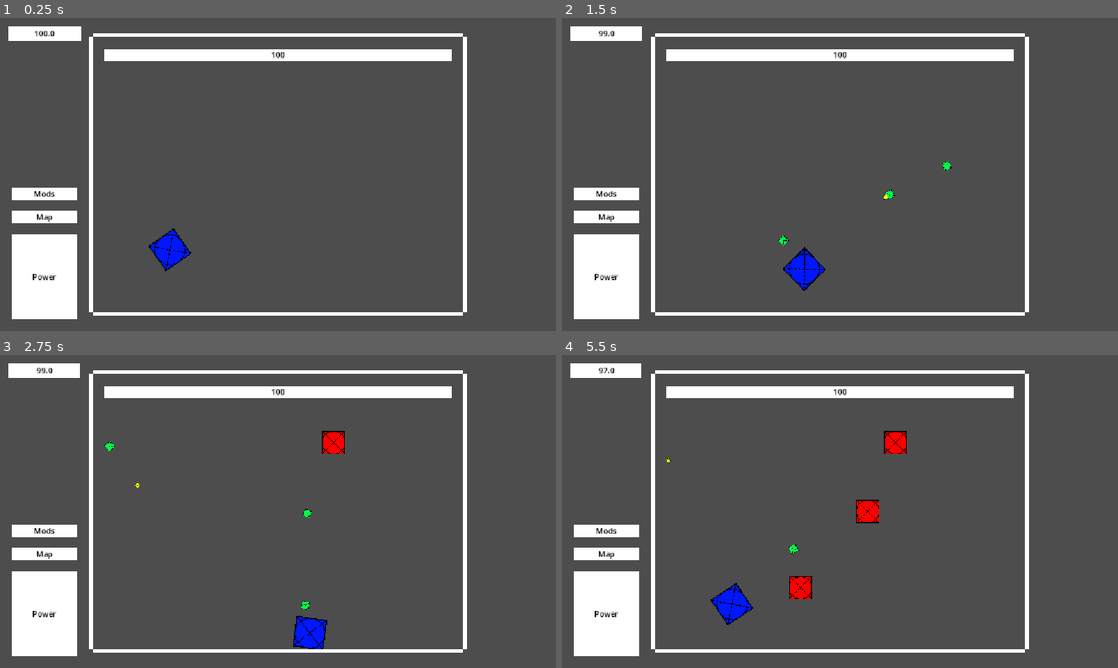
Above: before the commit, frames 1-4 (two rows, left to right).
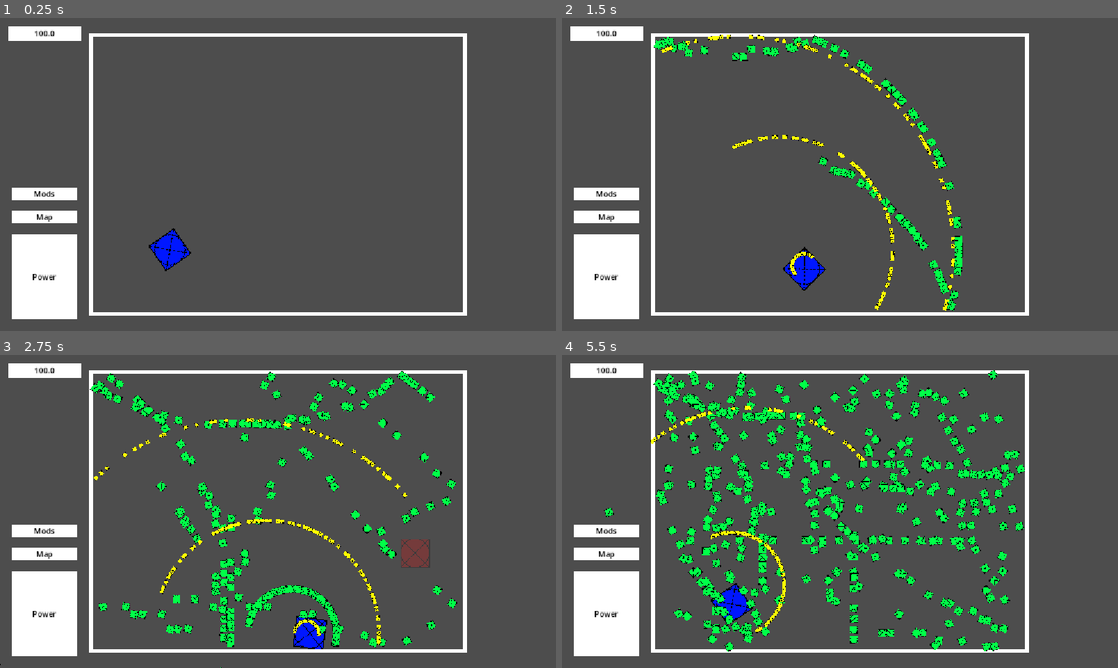
Above: after the commit, the same moments.

Repository: Jason-Lin450/P0W3RSH0T
Game: Godot game, scene res://Scenes/level.tscn
The game is run twice, just before and just after one commit, with the same random seed, the same clock (stepped at 60 frames per second) and the same inputs.
Inputs (mouse positions are in pixels of both pictures, inside the frame that each line leads up to):
- Up to frame 1 (0.25 s): no input
- Up to frame 2 (1.5 s): tap Enter at 0.5 s; move the mouse to (962, 158) at 0.52 s; hold D (right) 0.53-1.28 s; hold Space (shoot) 0.53-1.28 s; tap E (autofire) at 0.6 s; move the mouse to (728, 190) at 1.27 s; hold S (down) from 1.28 s (still down); tap Space (shoot) at 1.35 s
- Up to frame 3 (2.75 s): tap Shift (subshoot) at 1.55 s; move the mouse to (333, 442) at 2.02 s; release S (down) at 2.03 s; hold D (right) from 2.03 s (still down); hold Shift (subshoot) from 2.03 s (still down); tap T (test) at 2.3 s
- Up to frame 4 (5.5 s): move the mouse to (812, 574) at 2.77 s; release D (right) at 2.78 s; release Shift (subshoot) at 2.78 s; hold W (up) 2.78-3.53 s; tap T (test) at 2.85, 5.3 s; tap E (autofire) at 3.05, 3.6 s; move the mouse to (1006, 558) at 3.52 s; hold Space (shoot) 3.53-4.28 s; hold A (left) 3.53-5.03 s; move the mouse to (673, 464) at 4.27 s; tap Space (shoot) at 4.35 s; tap Shift (subshoot) at 4.55 s; move the mouse to (867, 511) at 5.02 s; hold S (down) from 5.03 s (still down); hold Shift (subshoot) from 5.03 s (still down)

The runs differ from the first frame. In frame 1, 2.4% of the frame differs, in the area x 16-84%, y 4-96%; in frame 2, 5.4%; in frame 3, 9.0%; in frame 4, 14%, in the area x 6-84%, y 2-96%.
Error before the commit: Invalid access to property or key 'health' on a base object of type 'CharacterBody2D (enemy (2).gd)'. (res://Scripts/projectile.gd:19)

Commit message:
test

Diff:
--- a/Scenes/borders.tscn
+++ b/Scenes/borders.tscn
@@ -3,159 +3,150 @@
 [ext_resource type="Script" uid="uid://cq6shockwn557" path="res://Scripts/borders.gd" id="1_1r7dd"]
 
 [sub_resource type="RectangleShape2D" id="RectangleShape2D_j6gam"]
-size = Vector2(384, 8)
+size = Vector2(392, 8)
 
 [sub_resource type="CanvasTexture" id="CanvasTexture_qk2o7"]
 
 [sub_resource type="CanvasTexture" id="CanvasTexture_j6gam"]
 
 [sub_resource type="RectangleShape2D" id="RectangleShape2D_tuip0"]
-size = Vector2(7.9999847, 288)
+size = Vector2(7.9999924, 296)
 
 [node name="Borders" type="Node2D" unique_id=242374955]
 script = ExtResource("1_1r7dd")
 metadata/_edit_lock_ = true
 
-[node name="TopBorderLeft" type="StaticBody2D" parent="." unique_id=718810253]
+[node name="TopBorderLeft" type="StaticBody2D" parent="." unique_id=718810253 groups=["borders"]]
 collision_layer = 2
 collision_mask = 29
 metadata/_edit_lock_ = true
 
 [node name="TopBorderLeftHB" type="CollisionShape2D" parent="TopBorderLeft" unique_id=434042924]
-position = Vector2(384, 36)
-scale = Vector2(0.99999994, 0.99999994)
+position = Vector2(380, 36)
 shape = SubResource("RectangleShape2D_j6gam")
 metadata/_edit_lock_ = true
 
 [node name="TopBorderLeftSprite" type="Sprite2D" parent="TopBorderLeft/TopBorderLeftHB" unique_id=46770034]
-position = Vector2(0.06375912, 0.012048958)
 rotation = -3.1415925
-scale = Vector2(384, 8)
+scale = Vector2(392, 8)
 texture = SubResource("CanvasTexture_qk2o7")
 metadata/_edit_lock_ = true
 
-[node name="TopBorderRight" type="StaticBody2D" parent="." unique_id=412502404]
+[node name="TopBorderRight" type="StaticBody2D" parent="." unique_id=412502404 groups=["borders"]]
 collision_layer = 2
 collision_mask = 29
 metadata/_edit_lock_ = true
 
 [node name="TopBorderRightHB" type="CollisionShape2D" parent="TopBorderRight" unique_id=641538931]
-position = Vector2(768, 36)
+position = Vector2(772, 36)
 scale = Vector2(0.99999994, 0.99999994)
 shape = SubResource("RectangleShape2D_j6gam")
 metadata/_edit_lock_ = true
 
 [node name="TopBorderRightSprite" type="Sprite2D" parent="TopBorderRight/TopBorderRightHB" unique_id=1374579222]
-position = Vector2(0.06375912, 0.012048958)
 rotation = -3.1415925
-scale = Vector2(383.94388, 7.9788322)
+scale = Vector2(392, 8)
 texture = SubResource("CanvasTexture_j6gam")
 metadata/_edit_lock_ = true
 
-[node name="BottomBorderLeft" type="StaticBody2D" parent="." unique_id=1564538574]
+[node name="BottomBorderLeft" type="StaticBody2D" parent="." unique_id=1564538574 groups=["borders"]]
 collision_layer = 2
 collision_mask = 29
 metadata/_edit_lock_ = true
 
 [node name="BottomBorderLeftHB" type="CollisionShape2D" parent="BottomBorderLeft" unique_id=1016735544]
-position = Vector2(384, 612)
+position = Vector2(380, 612)
 scale = Vector2(0.99999994, 0.99999994)
 shape = SubResource("RectangleShape2D_j6gam")
 metadata/_edit_lock_ = true
 
 [node name="BottomBorderLeftSprite" type="Sprite2D" parent="BottomBorderLeft/BottomBorderLeftHB" unique_id=1086986795]
-position = Vector2(0.06375912, 0.012048958)
 rotation = -3.1415925
-scale = Vector2(383.94388, 7.9788322)
+scale = Vector2(392, 8)
 texture = SubResource("CanvasTexture_j6gam")
 metadata/_edit_lock_ = true
 
-[node name="BottomBorderRight" type="StaticBody2D" parent="." unique_id=1693802079]
+[node name="BottomBorderRight" type="StaticBody2D" parent="." unique_id=1693802079 groups=["borders"]]
 collision_layer = 2
 collision_mask = 29
 metadata/_edit_lock_ = true
 
 [node name="BottomBorderRightHB" type="CollisionShape2D" parent="BottomBorderRight" unique_id=329989004]
-position = Vector2(768, 612)
+position = Vector2(772, 612)
 scale = Vector2(0.99999994, 0.99999994)
 shape = SubResource("RectangleShape2D_j6gam")
 metadata/_edit_lock_ = true
 
 [node name="BottomBorderRightSprite" type="Sprite2D" parent="BottomBorderRight/BottomBorderRightHB" unique_id=1366463221]
-position = Vector2(0.06375912, 0.012048958)
 rotation = -3.1415925
-scale = Vector2(383.94388, 7.9788322)
+scale = Vector2(392, 8)
 texture = SubResource("CanvasTexture_j6gam")
 metadata/_edit_lock_ = true
 
-[node name="LeftBorderTop" type="StaticBody2D" parent="." unique_id=402253517]
+[node name="LeftBorderTop" type="StaticBody2D" parent="." unique_id=402253517 groups=["borders"]]
 collision_layer = 2
 collision_mask = 29
 metadata/_edit_lock_ = true
 
 [node name="LeftBorderTopHB" type="CollisionShape2D" parent="LeftBorderTop" unique_id=1160576106]
-position = Vector2(188.00002, 184)
+position = Vector2(188, 180)
 scale = Vector2(0.99999994, 0.99999994)
 shape = SubResource("RectangleShape2D_tuip0")
 metadata/_edit_lock_ = true
 
 [node name="LeftBorderTopSprite" type="Sprite2D" parent="LeftBorderTop/LeftBorderTopHB" unique_id=93477979]
-position = Vector2(0.0085528605, -5.3867698e-05)
 rotation = -3.1415925
-scale = Vector2(8.16648, 287.99713)
+scale = Vector2(8, 296)
 texture = SubResource("CanvasTexture_j6gam")
 metadata/_edit_lock_ = true
 
-[node name="RightBorderTop" type="StaticBody2D" parent="." unique_id=1999602770]
+[node name="RightBorderTop" type="StaticBody2D" parent="." unique_id=1999602770 groups=["borders"]]
 collision_layer = 2
 collision_mask = 29
 metadata/_edit_lock_ = true
 
 [node name="RightBorderTopHB" type="CollisionShape2D" parent="RightBorderTop" unique_id=114315227]
-position = Vector2(964, 184)
+position = Vector2(964, 180)
 scale = Vector2(0.99999994, 0.99999994)
 shape = SubResource("RectangleShape2D_tuip0")
 metadata/_edit_lock_ = true
 
 [node name="RightBorderTopSprite" type="Sprite2D" parent="RightBorderTop/RightBorderTopHB" unique_id=1386656363]
-position = Vector2(0.0085528605, -5.3867698e-05)
 rotation = -3.1415925
-scale = Vector2(8.16648, 287.99713)
+scale = Vector2(8, 296)
 texture = SubResource("CanvasTexture_j6gam")
 metadata/_edit_lock_ = true
 
-[node name="LeftBorderBottom" type="StaticBody2D" parent="." unique_id=73543228]
+[node name="LeftBorderBottom" type="StaticBody2D" parent="." unique_id=73543228 groups=["borders"]]
 collision_layer = 2
 collision_mask = 29
 metadata/_edit_lock_ = true
 
 [node name="LeftBorderBottomHB" type="CollisionShape2D" parent="LeftBorderBottom" unique_id=670194223]
-position = Vector2(188, 464)
+position = Vector2(188, 468)
 scale = Vector2(0.99999994, 0.99999994)
 shape = SubResource("RectangleShape2D_tuip0")
 metadata/_edit_lock_ = true
 
 [node name="LeftBorderBottomSprite" type="Sprite2D" parent="LeftBorderBottom/LeftBorderBottomHB" unique_id=486260796]
-position = Vector2(0.0085528605, -5.3867698e-05)
 rotation = -3.1415925
-scale = Vector2(8.16648, 287.99713)
+scale = Vector2(8, 296)
 texture = SubResource("CanvasTexture_j6gam")
 metadata/_edit_lock_ = true
 
-[node name="RightBorderBottom" type="StaticBody2D" parent="." unique_id=528766325]
+[node name="RightBorderBottom" type="StaticBody2D" parent="." unique_id=528766325 groups=["borders"]]
 collision_layer = 2
 collision_mask = 29
 metadata/_edit_lock_ = true
 
 [node name="RightBorderBottomHB" type="CollisionShape2D" parent="RightBorderBottom" unique_id=1557711903]
-position = Vector2(964, 464)
+position = Vector2(964, 468)
 scale = Vector2(0.99999994, 0.99999994)
 shape = SubResource("RectangleShape2D_tuip0")
 metadata/_edit_lock_ = true
 
 [node name="RightBorderBottomSprite" type="Sprite2D" parent="RightBorderBottom/RightBorderBottomHB" unique_id=1596227082]
-position = Vector2(0.0085528605, -5.3867698e-05)
 rotation = -3.1415925
-scale = Vector2(8.16648, 287.99713)
+scale = Vector2(8, 296)
 texture = SubResource("CanvasTexture_j6gam")
 metadata/_edit_lock_ = true
--- a/Scenes/level.tscn
+++ b/Scenes/level.tscn
@@ -36,7 +36,6 @@
 metadata/_edit_lock_ = true
 
 [node name="EnemyTimer" type="Timer" parent="." unique_id=754345253]
-autostart = true
 
 [node name="LevelUI" parent="." unique_id=1982443914 instance=ExtResource("4_81xng")]
 
--- a/Scripts/borders (2).gd
+++ /dev/null
@@ -1,20 +0,0 @@
-extends Node2D
-
-@onready var TopBorderLeftHB := $TopBorderLeft/TopBorderLeftHB
-@onready var TopBorderRightHB := $TopBorderRight/TopBorderRightHB
-@onready var BottomBorderLeftHB := $BottomBorderLeft/BottomBorderLeftHB
-@onready var BottomBorderRightHB := $BottomBorderRight/BottomBorderRightHB
-@onready var LeftBorderTopHB := $LeftBorderTop/LeftBorderTopHB
-@onready var LeftBorderBottomHB := $RightBorderTop/RightBorderTopHB
-@onready var RightBorderTopHB := $LeftBorderBottom/LeftBorderBottomHB
-@onready var RightBorderBottomHB := $RightBorderBottom/RightBorderBottomHB
-
-func _ready() -> void:
-	TopBorderLeftHB.position = Vector2(384, 36)
-	TopBorderRightHB.position = Vector2(768, 36)
-	BottomBorderLeftHB.position = Vector2(384, 612)
-	BottomBorderRightHB.position = Vector2(768, 612)
-	LeftBorderTopHB.position = Vector2(188, 184)
-	LeftBorderBottomHB.position = Vector2(964, 184)
-	RightBorderTopHB.position = Vector2(188, 464)
-	RightBorderBottomHB.position = Vector2(964, 464)
--- a/Scripts/encounter_ui_2 (2).gd
+++ /dev/null
@@ -1,24 +0,0 @@
-extends CanvasLayer
-
-@onready var PlayerHealthBar := $PlayerHealthBar
-@onready var PlayerHealth := $PlayerHealthBar/PlayerHealth
-@onready var EnemyHealthBar := $EnemyHealthBar
-@onready var EnemyHealth := $EnemyHealthBar/EnemyHealth
-@onready var PowerIcon := $PowerIcon
-@onready var MapIcon := $MapIcon
-@onready var ModsIcon := $ModsIcon
-
-func _ready() -> void:
-	PlayerHealthBar.value = 100
-	PlayerHealth.text = str(PlayerHealthBar.value)
-	PlayerHealthBar.position = Vector2(16, 16)
-	EnemyHealthBar.position = Vector2(216, 64)
-	PowerIcon.position = Vector2(24, 448)
-	MapIcon.position = Vector2(24, 400)
-	ModsIcon.position = Vector2(24, 352)
-
-
-func _process(delta: float) -> void:
-	PlayerHealth.text = str(PlayerHealthBar.value)
-	if Input.is_action_just_pressed("autofire"):
-		PlayerHealthBar.value -= 1
--- a/Scripts/enemy (2).gd
+++ /dev/null
@@ -1,4 +0,0 @@
-extends CharacterBody2D
-
-func _physics_process(delta: float) -> void:
-	move_and_collide(Vector2())
--- a/Scripts/indicator (2).gd
+++ /dev/null
@@ -1,18 +0,0 @@
-extends Marker2D
-
-@onready var IndicatorTimer := $IndicatorTimer
-@onready var IndicatorSprite := $IndicatorSprite
-func _ready() -> void:
-	pass
-
-func _process(delta: float) -> void:
-	pass
-
-func _spawn_enemy(body: Node2D, ind: Marker2D):
-	IndicatorTimer.start()
-	var tween = create_tween().set_parallel(true)
-	tween.tween_property(ind, 'scale', Vector2(1,1), IndicatorTimer.wait_time).from(Vector2(2, 2))
-	tween.tween_property(ind.IndicatorSprite, 'self_modulate:a', 0.1, IndicatorTimer.wait_time).from(0.6)
-	await IndicatorTimer.timeout
-	body.position = ind.position
-	queue_free()
--- a/Scripts/level (2).gd
+++ /dev/null
@@ -1,33 +0,0 @@
-extends Node2D
-
-@onready var Player := $Player
-@onready var Projectiles := $Projectiles
-@onready var SubProjectiles := $SubProjectiles
-@onready var Enemies := $Enemies
-var projectile_scene: PackedScene = load("res://Scenes/projectile.tscn")
-var sub_projectile_scene: PackedScene = load("res://Scenes/sub_projectile.tscn")
-var enemy_scene: PackedScene = load("res://Scenes/enemy.tscn")
-
-func _ready() -> void:
-	Player.position = Vector2(352, 480)
-	Player.connect('shoot', _on_player_shoot)
-	Player.connect('subshoot', _on_player_sub_shoot)
-
-func _process(delta: float) -> void:
-
-	if Input.is_action_just_pressed("test"):
-		var enemy = enemy_scene.instantiate()
-		Enemies.add_child(enemy)
-		enemy.position = get_global_mouse_position()
-
-func _on_player_shoot(pos, ang) -> void:
-	var projectile = projectile_scene.instantiate()
-	Projectiles.add_child(projectile)
-	projectile.position = pos
-	projectile.rotation_degrees = ang
-
-func _on_player_sub_shoot(pos, ang) -> void:
-	var subprojectile = sub_projectile_scene.instantiate()
-	SubProjectiles.add_child(subprojectile)
-	subprojectile.position = pos
-	subprojectile.rotation_degrees = ang
--- a/Scripts/level.gd
+++ b/Scripts/level.gd
@@ -9,16 +9,22 @@
 @onready var SubProjectiles := $SubProjectiles
 @onready var Enemies := $Enemies
 @onready var Indicators := $Indicators
+@onready var EnemyTimer := $EnemyTimer
 var projectile_scene := preload("res://Scenes/projectile.tscn")
 var sub_projectile_scene := preload("res://Scenes/sub_projectile.tscn")
 var enemy_scene := preload("res://Scenes/enemy.tscn")
 var indicator_scene := preload("res://Scenes/indicator.tscn")
 var rng := RandomNumberGenerator.new()
+var enemy_maxhealth = 3
+var enemy_speed = 100
+var enemy_dmg = 1
 
 func _ready() -> void:
 	Player.position = Vector2(352, 480)
 	Player.shoot.connect(_on_player_shoot)
 	Player.subshoot.connect(_on_player_sub_shoot)
+	EnemyTimer.wait_time = 2
+	EnemyTimer.start()
 
 func _process(delta: float) -> void:
 	pass
@@ -40,10 +46,10 @@
 	var enemy = enemy_scene.instantiate()
 	Enemies.add_child(enemy)
 	enemy.position = Vector2(10000, 10000)
-	enemy.speed = 100
-	enemy.maxhealth = 3
+	enemy.maxhealth = enemy_maxhealth
 	enemy.health = enemy.maxhealth
-	enemy.dmg = 1
+	enemy.speed = enemy_speed
+	enemy.dmg = enemy_dmg
 	var indicator = indicator_scene.instantiate()
 	Indicators.add_child(indicator)
 	var radius = enemy.HB.shape.radius
--- a/Scripts/player.gd
+++ b/Scripts/player.gd
@@ -6,17 +6,21 @@
 @onready var ProjectileTimer := $ProjectileTimer
 @onready var SubProjectileTimer := $SubProjectileTimer
 
-var AutoFire : bool = false
+var rng := RandomNumberGenerator.new()
+var auto_fire : bool = false
 var max_health = 100
 var health = max_health
-var firerate = 20
 var speed = 200
+var firerate = 1
+var dmg = 1
+var projectile_speed = 500
+var projectiles = 100
+var spread = 180
+var bounces = 1
 
 func _ready() -> void:
-	ProjectileTimer.wait_time = firerate * 1.0 / 50
-	SubProjectileTimer.wait_time = firerate * 1.0 / 20
-	ProjectileTimer.start()
-	SubProjectileTimer.start()
+	ProjectileTimer.wait_time = firerate
+	SubProjectileTimer.wait_time = firerate / 2.5
 
 func _physics_process(delta: float) -> void:
 	look_at(get_global_mouse_position())
@@ -26,14 +30,16 @@
 	move_and_slide()
 
 	if Input.is_action_just_pressed("autofire"):
-		AutoFire = !AutoFire
+		auto_fire = !auto_fire
 
 	#main wep
-	if (Input.is_action_pressed("shoot") or AutoFire) and ProjectileTimer.is_stopped() and ProjectileTimer.wait_time >= 0.05:
-		shoot.emit(position, rotation_degrees)
-		ProjectileTimer.start()
+	if (Input.is_action_pressed("shoot") or auto_fire) and ProjectileTimer.is_stopped() and ProjectileTimer.wait_time >= 0.05:
+		for i in projectiles:
+			shoot.emit(position, rotation_degrees + rng.randi_range(-spread / 2, spread / 2))
+			ProjectileTimer.start()
 
 	#sub wep
-	if (Input.is_action_pressed("subshoot") or AutoFire) and SubProjectileTimer.is_stopped() and SubProjectileTimer.wait_time >= 0.05:
-		subshoot.emit(position, rotation_degrees)
-		SubProjectileTimer.start()
+	if (Input.is_action_pressed("subshoot") or auto_fire) and SubProjectileTimer.is_stopped() and SubProjectileTimer.wait_time >= 0.05:
+		for i in projectiles:
+			subshoot.emit(position, rotation_degrees + rng.randi_range(-spread / 2, spread / 2))
+			SubProjectileTimer.start()
--- a/Scripts/projectile.gd
+++ b/Scripts/projectile.gd
@@ -1,20 +1,30 @@
 extends Area2D
 
 @onready var LevelUI := get_tree().get_first_node_in_group("levelui")
-var speed = 500
-var atkdmg = 1
+@onready var Player := get_tree().get_first_node_in_group("player")
+@onready var Borders := get_tree().get_nodes_in_group("borders")
+var speed
+var dmg
+var bounces
 
 func _ready() -> void:
-	pass
+	speed = Player.projectile_speed
+	dmg = Player.dmg
+	bounces = Player.bounces
 
-func _process(delta: float) -> void:
-	position += transform.x * speed * delta / scale
+func _physics_process(delta: float) -> void:
+	position += global_transform.x.normalized() * speed * delta / scale
 
 func _on_body_entered(body: Node2D) -> void:
-	if body is StaticBody2D:
+	if body.is_in_group('borders') and get_overlapping_bodies().size() < 2:
+		if (bounces > 0):
+			if Borders.slice(4, 8).has(body):
+				rotation_degrees = 180.0 - rotation_degrees
+			else:
+				rotation_degrees = -rotation_degrees
+		else:
+			queue_free()
+	elif body.is_in_group('enemy'):
 		queue_free()
-	elif body is CharacterBody2D:
-		queue_free()
-		if body.is_in_group('enemy'):
-			body.health -= atkdmg
-			LevelUI.current_enemy = body
+		body.health -= dmg
+		LevelUI.current_enemy = body
--- a/Scripts/sub_projectile (2).gd
+++ /dev/null
@@ -1,15 +0,0 @@
-extends Area2D
-
-var speed = 500
-
-func _ready() -> void:
-	scale = Vector2(0.5, 0.5)
-
-func _process(delta: float) -> void:
-	position += transform.x * speed * delta * 1/scale
-
-func _on_body_entered(body: Node2D) -> void:
-	if body is StaticBody2D:
-		queue_free()
-	elif body is CharacterBody2D:
-		queue_free()
--- a/project.godot
+++ b/project.godot
@@ -25,6 +25,7 @@
 player=""
 levelui=""
 enemy=""
+borders=""
 
 [input]
 
Not shown, removed: Scripts/borders (2).gd.uid
Not shown, removed: Scripts/encounter_ui_2 (2).gd.uid
Not shown, removed: Scripts/enemy (2).gd.uid
Not shown, removed: Scripts/indicator (2).gd.uid
Not shown, removed: Scripts/level (2).gd.uid
Not shown, removed: Scripts/sub_projectile (2).gd.uid
